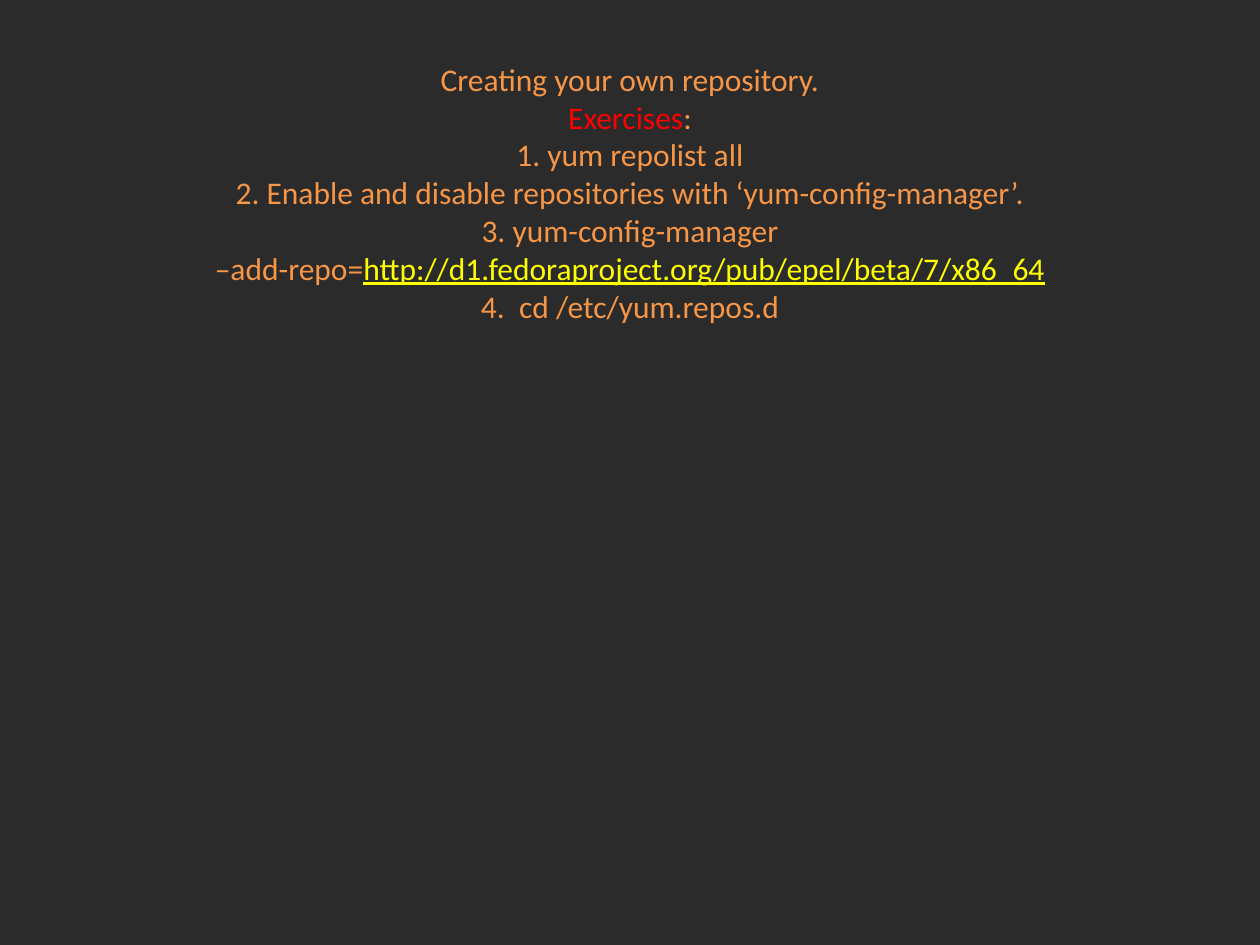
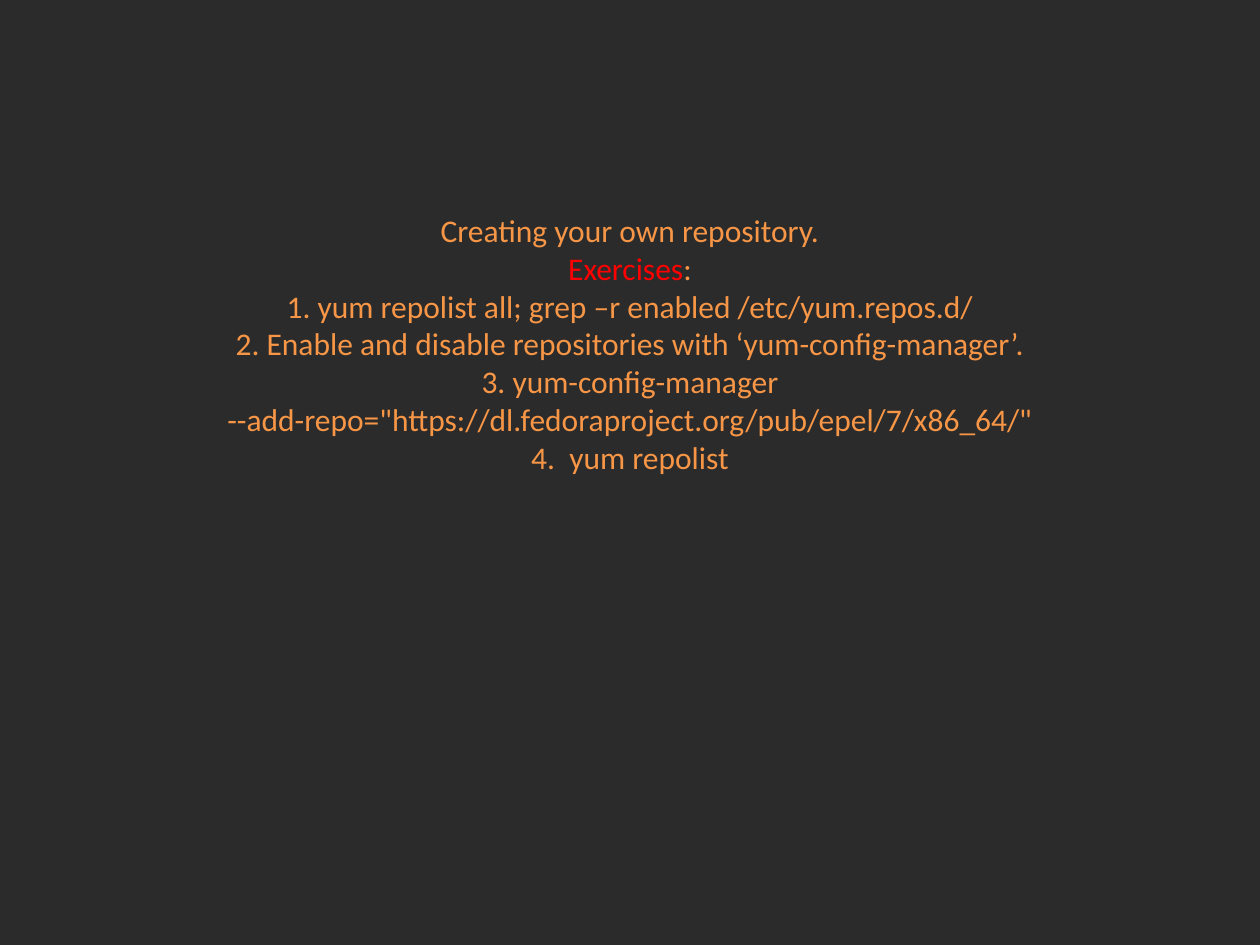
Before and after one commit to Academy-Soft-Intellect/Linux-Course, a slide deck: slide 6 of 9.SoftwareManagementAndCron/09-SoftwareManagementAndCron.pptx. Drawn at 1260x945 pixels with LibreOffice and Linux fonts; fonts in the diff are those of the drawing; background and template pictures are left out; a plain dark background stands for a picture behind light text. Boxes give left, top, right and bottom in pixels: in the first picture for what was removed or moved away, otherwise in the second. Text is boxed around its words. In the diff, an @@ line names an element or a change of style, - is before the commit and + after.

Commit message:
Finishing cron and software repos.

```diff
--- a/9.SoftwareManagementAndCron/09-SoftwareManagementAndCron.pptx
+++ b/9.SoftwareManagementAndCron/09-SoftwareManagementAndCron.pptx
@@ title at bbox=[227, 220, 1032, 474]: text changed @@
-Creating your own repository.
-Exercises:
-1. yum repolist all
-2. Enable and disable repositories with ‘yum-config-manager’.
-3. yum-config-manager –add-repo=http://d1.fedoraproject.org/pub/epel/beta/7/x86_64
-4. cd /etc/yum.repos.d
+Creating your own repository.
+Exercises:
+1. yum repolist all; grep –r enabled /etc/yum.repos.d/
+2. Enable and disable repositories with ‘yum-config-manager’.
+3. yum-config-manager --add-repo="https://dl.fedoraproject.org/pub/epel/7/x86_64/"
+4. yum repolist
```
Also in this commit, not shown: 4 other slides changed, 5 slides added, 1 other file.
